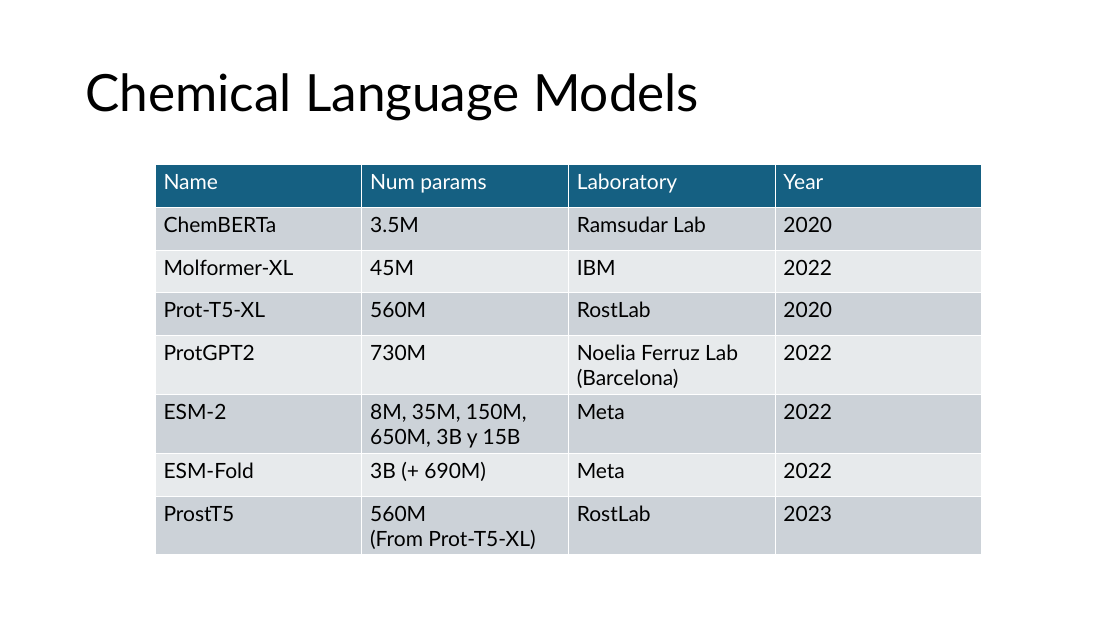
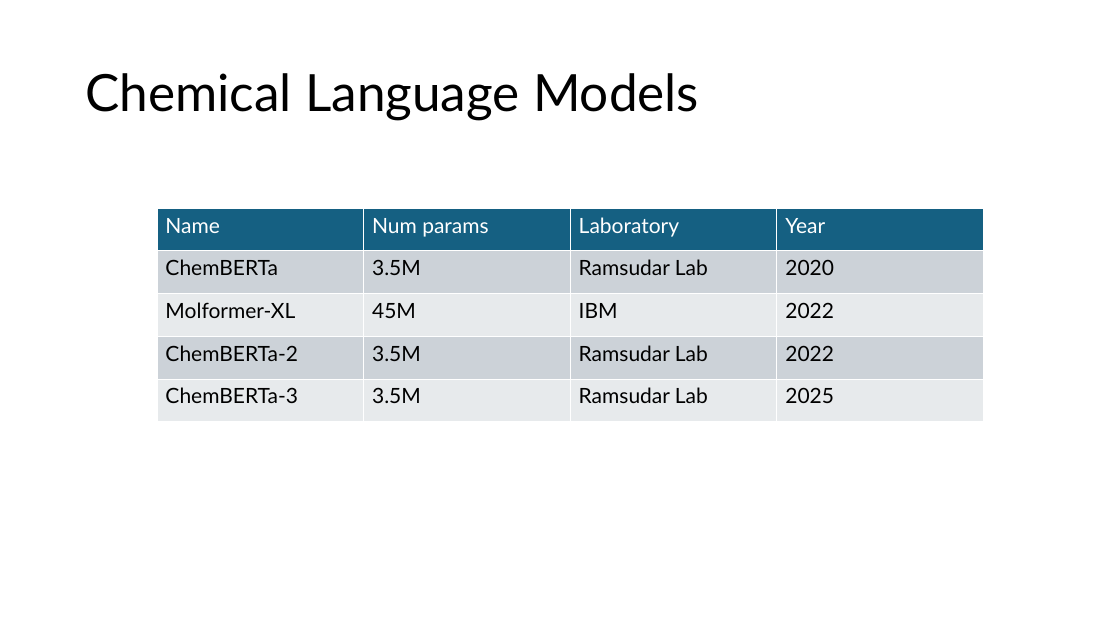
Before and after one commit to RaulFD-creator/ucd-teaching, a slide deck: slide 30 of Lectures/UCD-MScAI-Lecture-1.pptx. Drawn at 1120x630 pixels with LibreOffice and Linux fonts; fonts in the diff are those of the drawing. Boxes give left, top, right and bottom in pixels: in the first picture for what was removed or moved away, otherwise in the second. Text is boxed around its words. In the diff, an @@ line names an element or a change of style, - is before the commit and + after.

```diff
--- a/Lectures/UCD-MScAI-Lecture-1.pptx
+++ b/Lectures/UCD-MScAI-Lecture-1.pptx
@@ table at (x1=157, y1=208, x2=984, y2=422) @@
-row 4: Prot-T5-XL | 560M | RostLab | 2020
-row 5: ProtGPT2 | 730M | Noelia Ferruz Lab / (Barcelona) | 2022
-row 6: ESM-2 | 8M, 35M, 150M, 650M, 3B y 15B | Meta | 2022
-row 7: ESM-Fold | 3B (+ 690M) | Meta | 2022
-row 8: ProstT5 | 560M / (From Prot-T5-XL) | RostLab | 2023
+row 4: ChemBERTa-2 | 3.5M | Ramsudar Lab | 2022
+row 5: ChemBERTa-3 | 3.5M | Ramsudar Lab | 2025
@@ table resized from (x1=155, y1=165, x2=982, y2=555) to (x1=157, y1=208, x2=984, y2=422) @@
```
Also in this commit, not shown: 1 other slide changed, 3 slides added, 2 other files.
